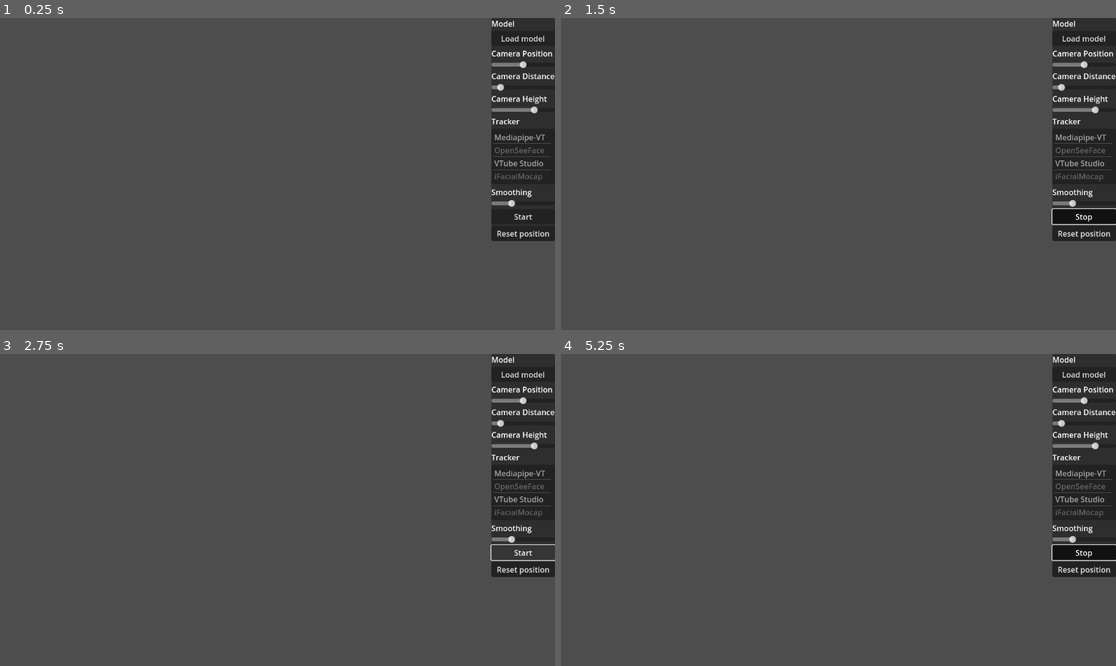
Above: before the commit, frames 1-4 (two rows, left to right).
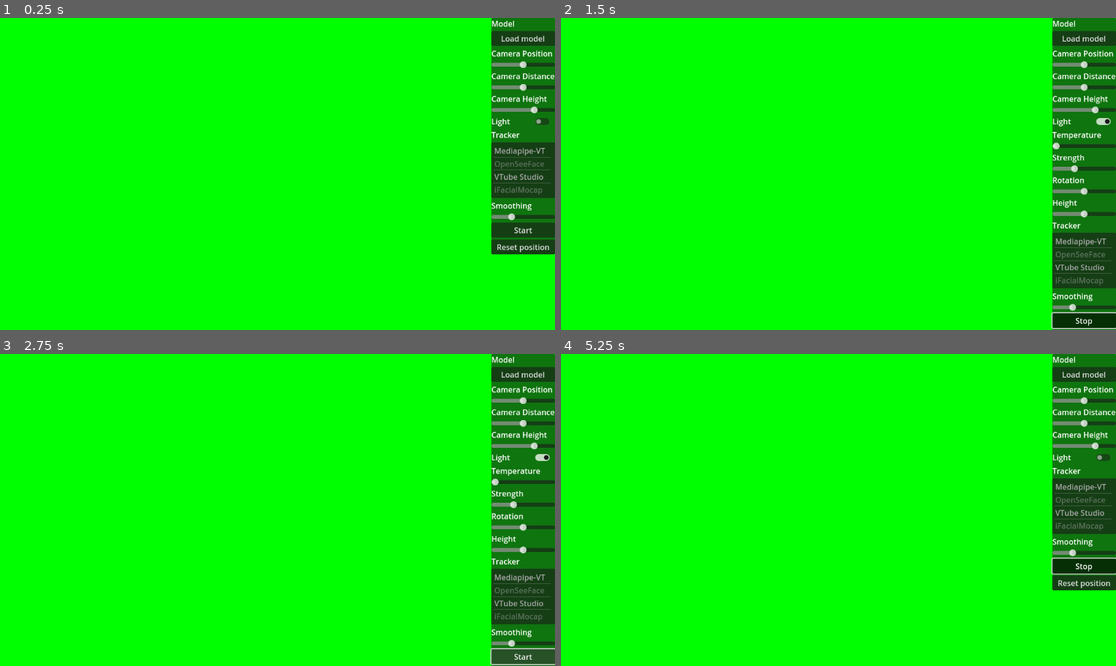
Above: after the commit, the same moments.

Repository: nuekaze/MiniFace
Game: Godot game, scene res://space.tscn
Same seed, same stepped clock (60 frames per second), same inputs: the game is played once before the commit and once after it.
Inputs (mouse positions are in pixels of both pictures, inside the frame that each line leads up to):
- Up to frame 1 (0.25 s): no input
- Up to frame 2 (1.5 s): click (1104, 120) at 0.52 s; click "Start" at 1.25 s
- Up to frame 3 (2.75 s): click "Stop" at 2 s
- Up to frame 4 (5.25 s): click "Start" at 2.75 s; click "Stop" at 3.5 s; click (1104, 456) at 4.27 s; click "Start" at 5 s

The runs differ from the first frame. In frame 1, 99% of the frame differs, in the area x 0-100%, y 0-100%; in frame 2, 99%; in frame 3, 99%; in frame 4, 99%.

Commit message:
Added greenscreen background and some light settings.

Diff:
--- a/space.gd
+++ b/space.gd
@@ -102,6 +102,47 @@
 	}
 }
 
+
+# Light calculation
+func kelvin_to_rgb(temp):
+	# Function stolen from https://tannerhelland.com/2012/09/18/convert-temperature-rgb-algorithm-code.html
+	var red = 0.0
+	var green = 0.0
+	var blue = 0.0
+
+	# Process red
+	if temp <= 66:
+		red = 255
+	else:
+		red = 329.698727446 * (red ** -0.1332047592)
+	if red < 0: red = 0
+	elif red > 255: red = 255
+
+	# Process green
+	if temp <= 66:
+		green = temp
+		green = 99.4708025861 * log(green) - 161.1195681661
+
+	else:
+		green = temp - 60
+		green = 288.1221695283 * (green ** -0.0755148492)
+	if green < 0: green = 0
+	if green > 255: green = 255
+
+	# Process blue
+	if temp >= 66:
+		blue = 255
+	else:
+		if temp <= 19:
+			blue = 0
+		else:
+			blue = temp - 10
+			blue = 138.5177312231 * log(blue) - 305.0447927307
+			if blue < 0: blue = 0
+			if blue > 255: blue = 255
+
+	return Color(red/255, green/255, blue/255, 1.0)
+
 # Loader functions
 
 func load_model(path: String) -> Node3D:
@@ -220,10 +261,16 @@
 
 	add_child(character)
 	for n in character.get_children():
+		if n is Skeleton3D:
+			skel = n
+			$UI/VBoxContainer/Model/Settings.visible = true
+			break
+
 		for nn in n.get_children():
 			if nn is Skeleton3D:
 				skel = nn
 				$UI/VBoxContainer/Model/Settings.visible = true
+
 	if not skel:
 		print("Could not find skel")
 		character.queue_free()
@@ -233,9 +280,9 @@
 	# Get arm bones for angle
 	for i in skel.get_bone_count():
 		if 'arm' in skel.get_bone_name(i).to_lower():
-			if 'L' in skel.get_bone_name(i) and 'lower' not in skel.get_bone_name(i).to_lower() and 'twist' not in skel.get_bone_name(i).to_lower():
+			if 'L' in skel.get_bone_name(i) and 'lower' not in skel.get_bone_name(i).to_lower() and 'twist' not in skel.get_bone_name(i).to_lower() and not left_arm:
 				left_arm = i
-			if 'R' in skel.get_bone_name(i) and 'lower' not in skel.get_bone_name(i).to_lower() and 'twist' not in skel.get_bone_name(i).to_lower():
+			if 'R' in skel.get_bone_name(i) and 'lower' not in skel.get_bone_name(i).to_lower() and 'twist' not in skel.get_bone_name(i).to_lower() and not right_arm:
 				right_arm = i
 		if 'head' in skel.get_bone_name(i).to_lower():
 			head = i
@@ -331,3 +378,32 @@
 
 func _on_load_button_pressed():
 	$UI/VBoxContainer/Model/FileDialog.visible = true
+
+
+# Light functions
+
+func _on_light_enable(toggled_on):
+	if toggled_on:
+		$UI/VBoxContainer/Camera/Light.visible = true
+		$DirectionalLight3D.visible = true
+		$DirectionalLight3D.set_color(kelvin_to_rgb($UI/VBoxContainer/Camera/Light/HSlider.value))
+
+	else:
+		$UI/VBoxContainer/Camera/Light.visible = false
+		$DirectionalLight3D.visible = false
+
+func _on_light_color_changed(value):
+	$DirectionalLight3D.set_color(kelvin_to_rgb($UI/VBoxContainer/Camera/Light/HSlider.value))
+
+
+
+func _on_light_rotation_changed(value):
+	$DirectionalLight3D.rotation.y = deg_to_rad(value)
+
+
+func _on_light_up_down_changed(value):
+	$DirectionalLight3D.rotation.x = deg_to_rad(value)
+
+
+func _on_light_strength_change(value):
+	$DirectionalLight3D.light_energy = value
--- a/space.tscn
+++ b/space.tscn
@@ -1,7 +1,14 @@
-[gd_scene load_steps=3 format=3 uid="uid://c2ms0vu61eflh"]
+[gd_scene load_steps=4 format=3 uid="uid://c2ms0vu61eflh"]
 
 [ext_resource type="Script" path="res://space.gd" id="1_o4tpj"]
 [ext_resource type="Script" path="res://UI.gd" id="1_v7e47"]
+
+[sub_resource type="Environment" id="Environment_ey3ga"]
+background_mode = 1
+background_color = Color(0, 1, 0, 0)
+ambient_light_source = 2
+ambient_light_color = Color(1, 1, 1, 1)
+reflected_light_source = 1
 
 [node name="Scene" type="Node3D"]
 script = ExtResource("1_o4tpj")
@@ -90,7 +97,7 @@
 
 [node name="HSlider2" type="HSlider" parent="UI/VBoxContainer/Camera"]
 layout_mode = 2
-max_value = 10.0
+max_value = 2.0
 step = 0.01
 value = 1.0
 
@@ -105,6 +112,58 @@
 max_value = 2.0
 step = 0.01
 value = 1.7
+
+[node name="HBoxContainer" type="HBoxContainer" parent="UI/VBoxContainer/Camera"]
+layout_mode = 2
+
+[node name="Label4" type="Label" parent="UI/VBoxContainer/Camera/HBoxContainer"]
+custom_minimum_size = Vector2(80.02, 2.08165e-12)
+layout_mode = 2
+text = "Light"
+
+[node name="CheckButton" type="CheckButton" parent="UI/VBoxContainer/Camera/HBoxContainer"]
+layout_mode = 2
+size_flags_horizontal = 8
+
+[node name="Light" type="VBoxContainer" parent="UI/VBoxContainer/Camera"]
+visible = false
+layout_mode = 2
+
+[node name="Label" type="Label" parent="UI/VBoxContainer/Camera/Light"]
+layout_mode = 2
+text = "Temperature"
+
+[node name="HSlider" type="HSlider" parent="UI/VBoxContainer/Camera/Light"]
+layout_mode = 2
+max_value = 200.0
+
+[node name="Label4" type="Label" parent="UI/VBoxContainer/Camera/Light"]
+layout_mode = 2
+text = "Strength"
+
+[node name="HSlider4" type="HSlider" parent="UI/VBoxContainer/Camera/Light"]
+layout_mode = 2
+max_value = 3.0
+step = 0.01
+value = 1.0
+
+[node name="Label2" type="Label" parent="UI/VBoxContainer/Camera/Light"]
+layout_mode = 2
+text = "Rotation"
+
+[node name="HSlider2" type="HSlider" parent="UI/VBoxContainer/Camera/Light"]
+layout_mode = 2
+min_value = -180.0
+max_value = 180.0
+
+[node name="Label3" type="Label" parent="UI/VBoxContainer/Camera/Light"]
+layout_mode = 2
+text = "Height"
+
+[node name="HSlider3" type="HSlider" parent="UI/VBoxContainer/Camera/Light"]
+layout_mode = 2
+min_value = -90.0
+max_value = 90.0
 
 [node name="Tracker" type="VBoxContainer" parent="UI/VBoxContainer"]
 layout_mode = 2
@@ -160,7 +219,12 @@
 text = "Reset position"
 
 [node name="Camera3D" type="Camera3D" parent="."]
+environment = SubResource("Environment_ey3ga")
 current = true
+
+[node name="DirectionalLight3D" type="DirectionalLight3D" parent="."]
+visible = false
+sky_mode = 1
 
 [connection signal="file_selected" from="UI/VBoxContainer/Model/FileDialog" to="." method="_on_model_selected"]
 [connection signal="pressed" from="UI/VBoxContainer/Model/Button" to="." method="_on_load_button_pressed"]
@@ -169,6 +233,11 @@
 [connection signal="value_changed" from="UI/VBoxContainer/Camera/HSlider" to="." method="_on_camera_change"]
 [connection signal="value_changed" from="UI/VBoxContainer/Camera/HSlider2" to="." method="_on_camera_change"]
 [connection signal="value_changed" from="UI/VBoxContainer/Camera/HSlider3" to="." method="_on_camera_change"]
+[connection signal="toggled" from="UI/VBoxContainer/Camera/HBoxContainer/CheckButton" to="." method="_on_light_enable"]
+[connection signal="value_changed" from="UI/VBoxContainer/Camera/Light/HSlider" to="." method="_on_light_color_changed"]
+[connection signal="value_changed" from="UI/VBoxContainer/Camera/Light/HSlider4" to="." method="_on_light_strength_change"]
+[connection signal="value_changed" from="UI/VBoxContainer/Camera/Light/HSlider2" to="." method="_on_light_rotation_changed"]
+[connection signal="value_changed" from="UI/VBoxContainer/Camera/Light/HSlider3" to="." method="_on_light_up_down_changed"]
 [connection signal="item_selected" from="UI/VBoxContainer/Tracker/ItemList" to="." method="_on_tracker_selected"]
 [connection signal="toggled" from="UI/VBoxContainer/Tracker/Button" to="." method="_on_tracking_toggle"]
 [connection signal="pressed" from="UI/VBoxContainer/Tracker/Button2" to="." method="_on_position_reset"]
